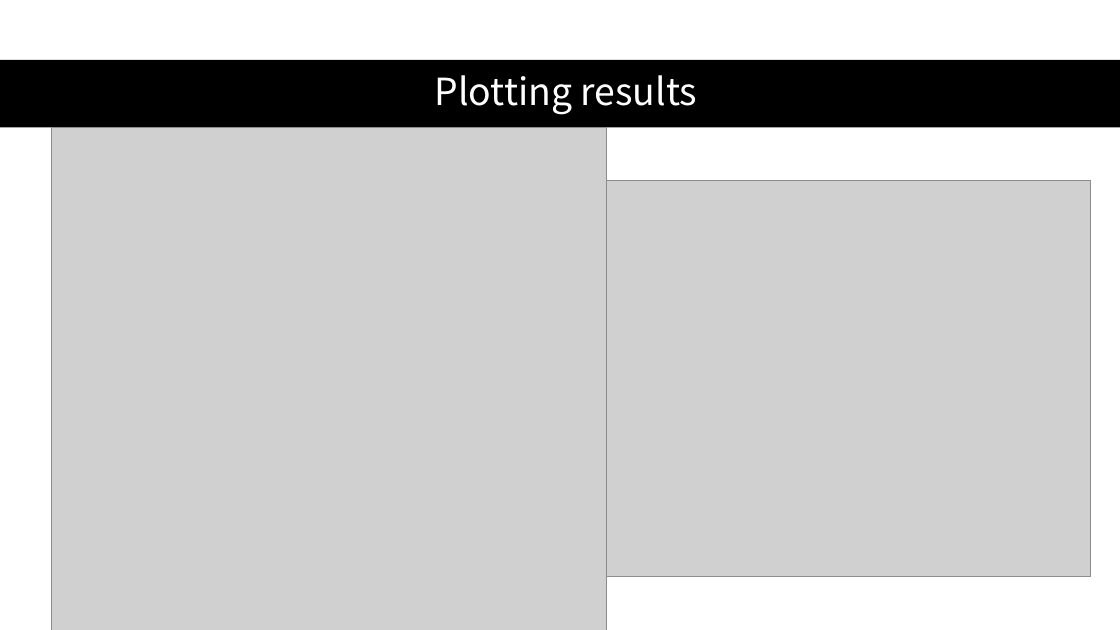
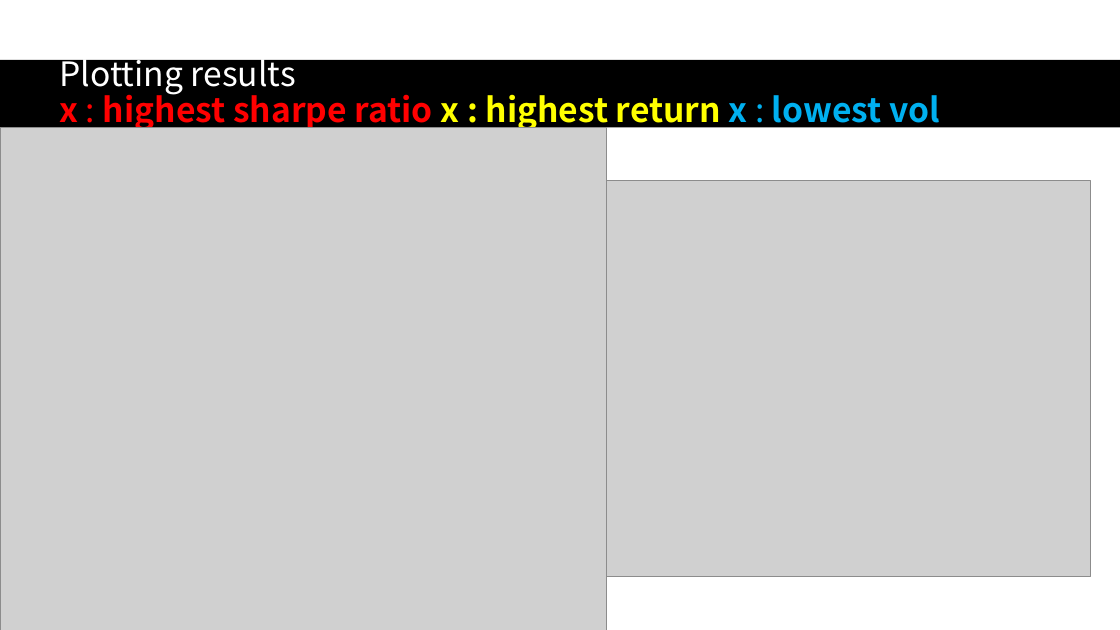
Before and after one commit to Shinan-tech/Final-Project_portfolio-optimization, a slide deck: slide 8 of Final Project_portfolio optimisation.pptx (slide 9 before the commit). Drawn at 1120x630 pixels with LibreOffice and Linux fonts; fonts in the diff are those of the drawing; grey boxes stand for pictures. Boxes give left, top, right and bottom in pixels: in the first picture for what was removed or moved away, otherwise in the second. Text is boxed around its words. In the diff, an @@ line names an element or a change of style, - is before the commit and + after.

```diff
--- a/Final Project_portfolio optimisation.pptx
+++ b/Final Project_portfolio optimisation.pptx
@@ title at (60, 51, 940, 131): text changed; size 32 to 28.8 pt; text colour #FFFFFF to #FF0000; bold on @@
-Plotting results
+Plotting results
+x : highest sharpe ratio x : highest return x : lowest vol
@@ picture: place and size @@
-picture at (51, 128, 607, 630)
+picture at (0, 128, 607, 630)
```
Also in this commit, not shown: 5 other slides changed, 3 slides added, 1 slide removed, 3 other files.
